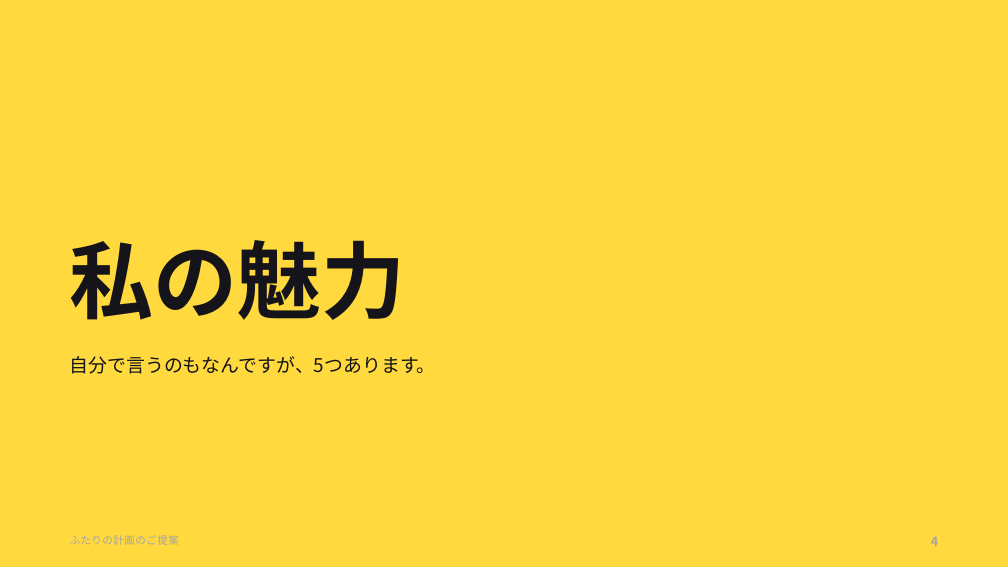
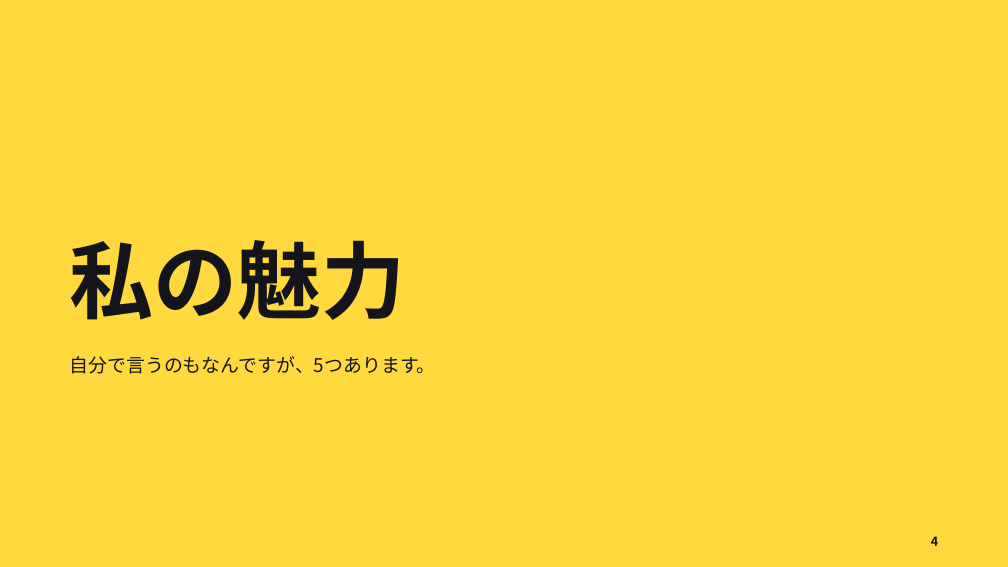
Before and after one commit to ayaka1933-glitch/portfolio, a slide deck: slide 4 of proposal/ふたりの計画のご提案.pptx. Drawn at 1008x567 pixels with LibreOffice and Linux fonts; fonts in the diff are those of the drawing. Boxes give left, top, right and bottom in pixels: in the first picture for what was removed or moved away, otherwise in the second. Text is boxed around its words. In the diff, an @@ line names an element or a change of style, - is before the commit and + after.

```diff
--- a/proposal/ふたりの計画のご提案.pptx
+++ b/proposal/ふたりの計画のご提案.pptx
@@ text removed at <box>70,535,179,545</box> @@
-ふたりの計画のご提案
@@ text "4" at <box>931,536,938,546</box>: text colour #A3A3AE to #14141A @@
```
Also in this commit, not shown: 9 other slides changed, 4 slides added, 4 other files.
